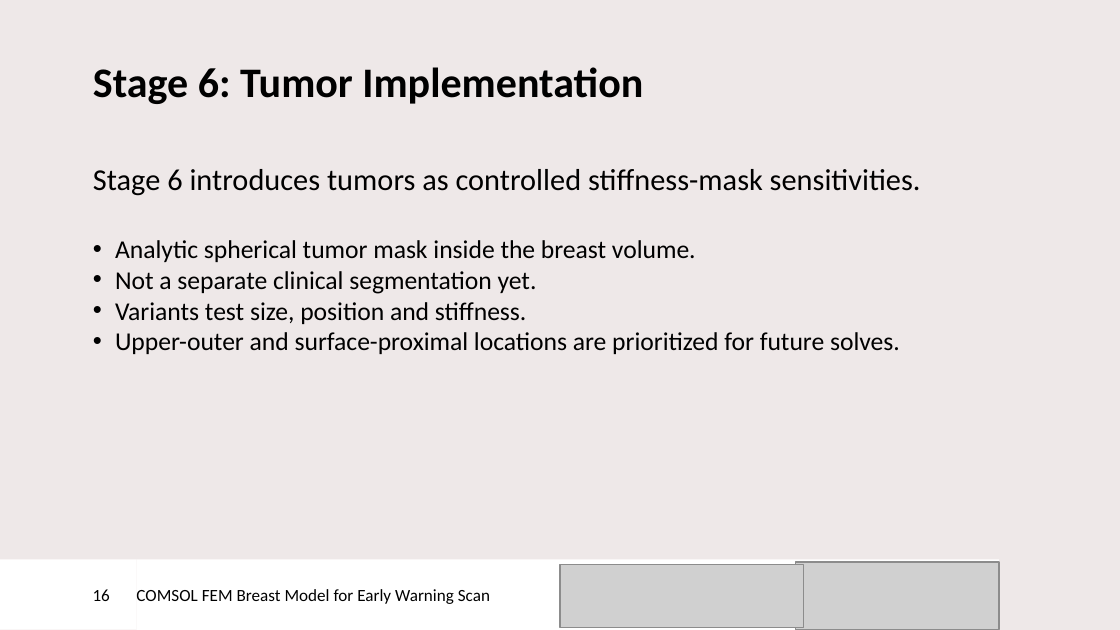
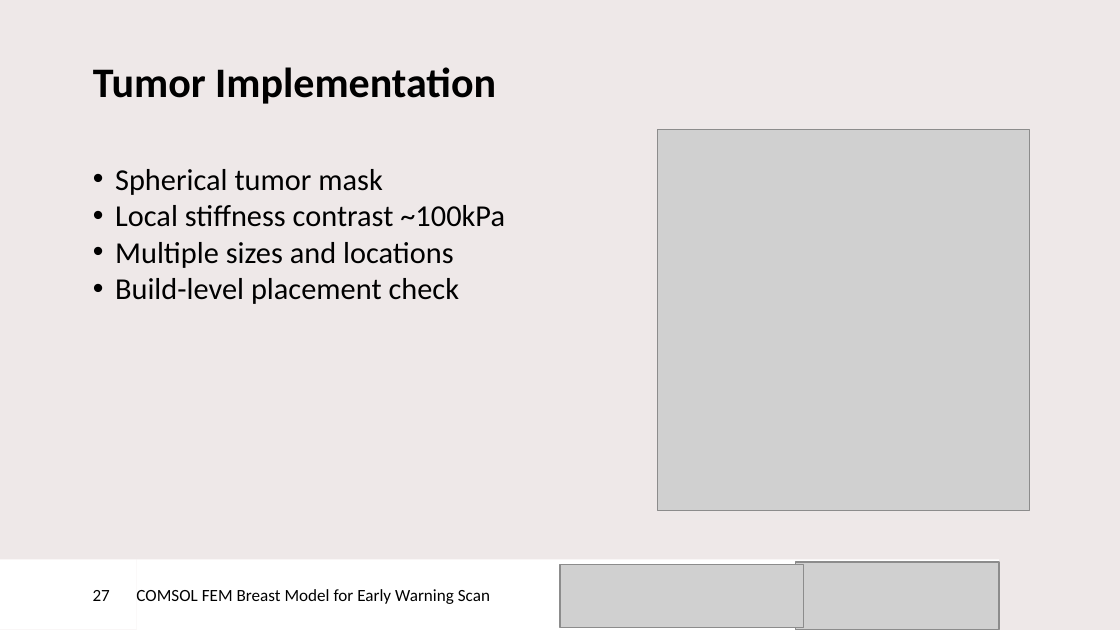
Before and after one commit to DaanKuijpers11/ews-comsol-breast-fem, a slide deck: slide 27 of docs/presentation/Early Warning Scan intership presentation - Daan Kuijpers.pptx (slide 16 before the commit). Drawn at 1120x630 pixels with LibreOffice and Linux fonts; fonts in the diff are those of the drawing; grey boxes stand for pictures; background and template pictures are left out. Boxes give left, top, right and bottom in pixels: in the first picture for what was removed or moved away, otherwise in the second. Text is boxed around its words. In the diff, an @@ line names an element or a change of style, - is before the commit and + after.

```diff
--- a/docs/presentation/Early Warning Scan intership presentation - Daan Kuijpers.pptx
+++ b/docs/presentation/Early Warning Scan intership presentation - Daan Kuijpers.pptx
@@ title at bbox=[93, 67, 496, 104]: text changed @@
-Stage 6: Tumor Implementation
+Tumor Implementation
@@ picture added at bbox=[657, 130, 1029, 511] @@
@@ text at bbox=[115, 169, 505, 304]: text changed; size 16.5 to 19.5 pt @@
-Stage 6 introduces tumors as controlled stiffness-mask sensitivities.
-    • Analytic spherical tumor mask inside the breast volume.
-    • Not a separate clinical segmentation yet.
-    • Variants test size, position and stiffness.
-    • Upper-outer and surface-proximal locations are prioritized for future solves.
+    • Spherical tumor mask
+    • Local stiffness contrast ~100kPa
+    • Multiple sizes and locations
+    • Build-level placement check
@@ page number at bbox=[93, 590, 110, 601]: text changed @@
-16
+27
```
Also in this commit, not shown: 15 other slides changed, 18 slides added, 5 slides removed, 9 other files.
